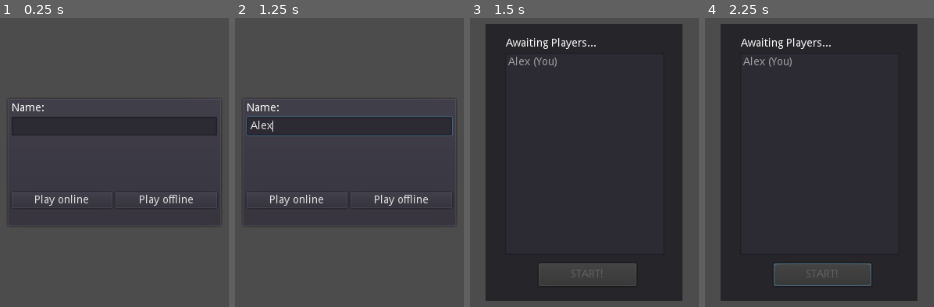
Above: before the commit, frames 1-4 (left to right).
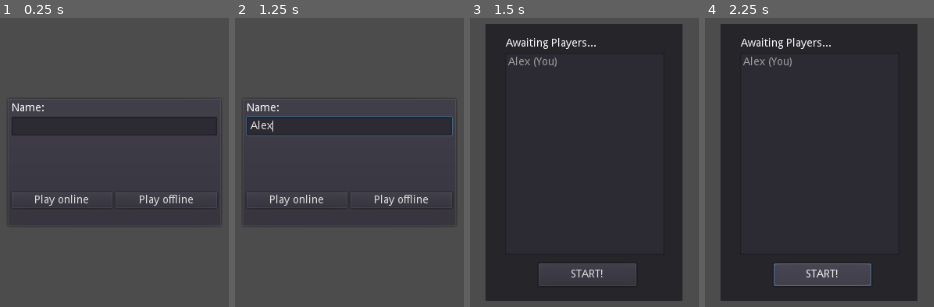
Above: after the commit, the same moments.

Repository: matzebond/FetchTogether
Game: Godot game, scene res://scenes/screens/lobby.tscn
Same seed, same stepped clock (60 frames per second), same inputs: the game is played once before the commit and once after it.
Inputs (mouse positions are in pixels of both pictures, inside the frame that each line leads up to):
- Up to frame 1 (0.25 s): no input
- Up to frame 2 (1.25 s): click (349, 124) at 0.52 s; type "Alex" at 0.6 s
- Up to frame 3 (1.5 s): click "Play offline" at 1.25 s
- Up to frame 4 (2.25 s): click (821, 275) at 2 s, where only the run after the commit has a clickable "START!"

Frames 1-2 are identical in both runs. In frame 3, 0.2% of the frame differs, in the area x 44-59%, y 86-90%; in frame 4, 0.3%.

Commit message:
Everybody can start game

Diff:
--- a/autoloads/State.gd
+++ b/autoloads/State.gd
@@ -148,8 +148,10 @@
     return player_name
 
 
-func begin_game():
-    assert(get_tree().is_network_server())
+remote func begin_game():
+    if not get_tree().is_network_server():
+        rpc_id(1, "begin_game")
+        return
 
     # Create a dictionary with peer id and respective spawn points, could be improved by randomizing.
     var spawn_points = {}
--- a/scenes/screens/lobby.gd
+++ b/scenes/screens/lobby.gd
@@ -91,7 +91,8 @@
     for p in players:
         listPlayers.add_item(p)
 
-    btnStart.disabled = not get_tree().is_network_server()
+    # btnStart.disabled = not get_tree().is_network_server()
+    btnStart.disabled = false
 
 func _on_start_pressed():
     State.begin_game()
